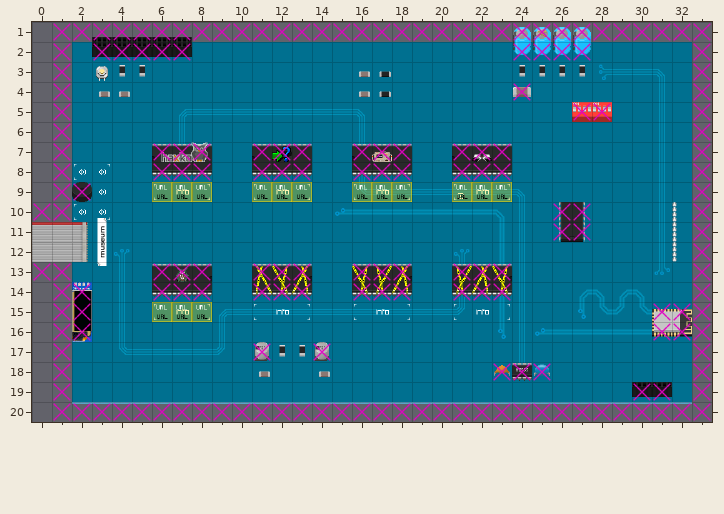
A Tiled map (JSON) gets an edit: src/maps/museum.json. That is the earlier state.
Cells are 32x32 px. Shown: x 0..33, y 1..20. Tiles whose own drawing changed are shown in their newer look in all pictures.
New version:
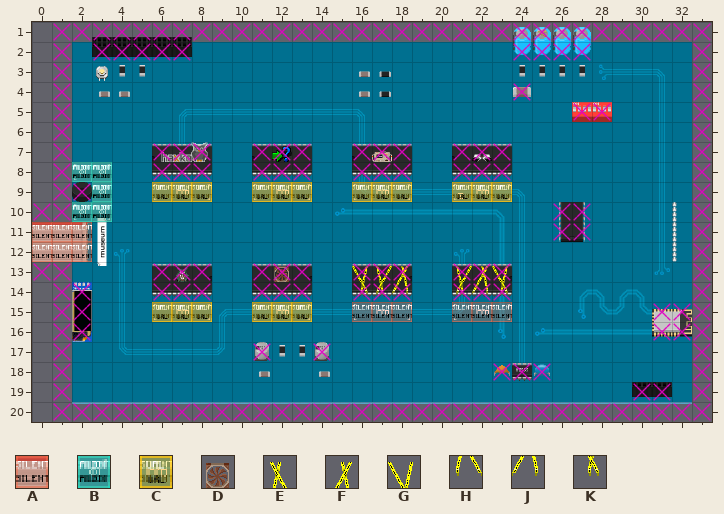
Key: from "mapUtilities": A 4, B 5, C 8; from "museum_gaffa": D 9; from "objects_gaffa": E 66, F 66 flipped left-right, G 67, H 75, J 75 flipped left-right, K 76.
_ is an empty cell.
Tiles of an added or newly shown layer are drawn over the layers below it.
See-through tiles are keyed as they look on the map.
Difference:
Layer "Objects_Top":
Tile G gives way to tile D in row 13 at x 12.
The edit erases tile E in row 13 at x 11.
The edit erases tile F in row 13 at x 13.
The edit erases tile H in row 14 at x 11.
The edit erases tile J in row 14 at x 13.
The edit erases tile K in row 14 at x 12.
Layer "silent" (now shown):
The edit adds tile A in row 8 at x 2 to 3; in row 9 at x 3, 6 to 8, 11 to 13, 16 to 18 and 21 to 23; in row 10 at x 2 to 3; in rows 11 to 12 at x 0 to 2; in row 15 at x 6 to 8, 11 to 13, 16 to 18 and 21 to 23.
Layer "web_Filter" (added):
The edit adds tile C in row 15 at x 11 to 13.
Layer "audio_welcome" (now shown):
The edit adds tile B in row 8 at x 2 to 3; in row 9 at x 3; in row 10 at x 2 to 3.
